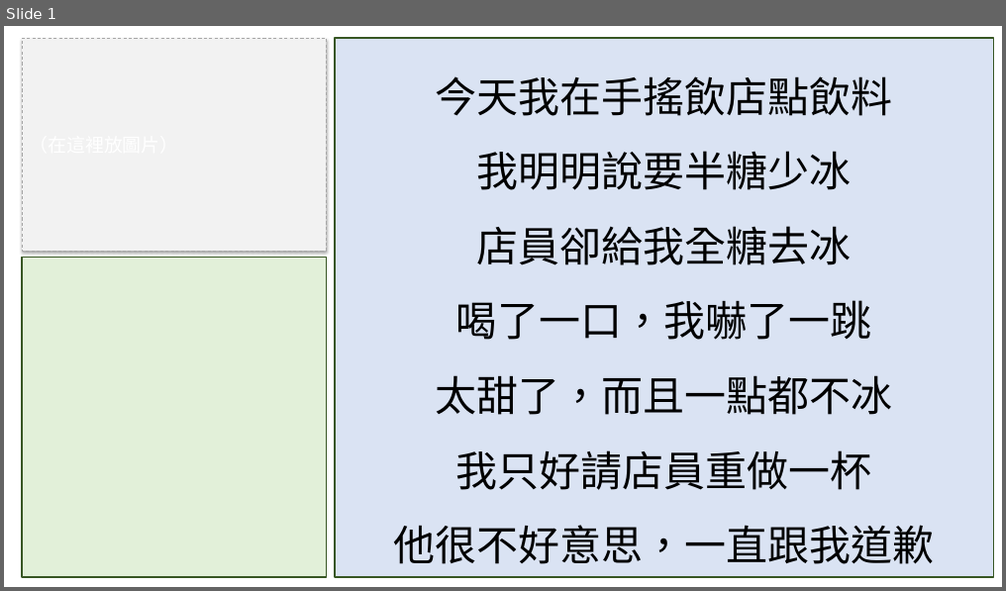
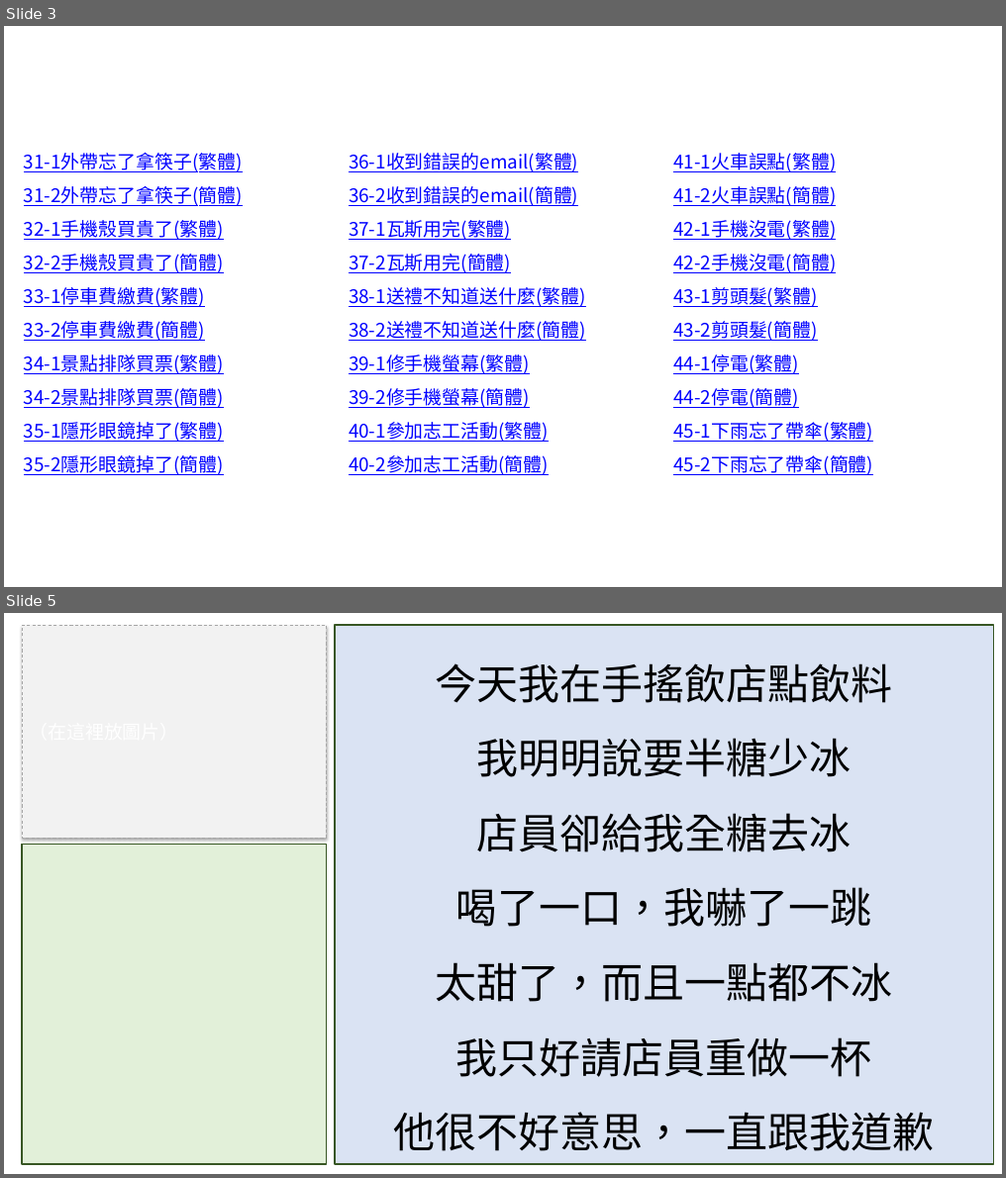
Before and after one commit to wangchiapin/lesson-decks, a slide deck: merged/B1_all.pptx. Shown one above the other, each under a label of ours: slide 1 before the commit, slides 3 and 5 after it; the slides between them are not shown. The pictures are 1006x591 and 1006x1178 pixels, drawn with LibreOffice and Linux fonts; fonts in the diff are those of the drawing. Boxes give left, top, right and bottom in pixels: in the first picture for what was removed or moved away, otherwise in the second. Text is boxed around its words. In the diff, an @@ line names an element or a change of style, - is before the commit and + after.

```diff
--- a/merged/B1_all.pptx
+++ b/merged/B1_all.pptx
@@ slide 3 added at bbox=[4, 26, 1002, 587], background #FFFFFF @@
@@ text added at bbox=[24, 153, 243, 475], 18 pt, text #0000FF, underline @@
+31-1外帶忘了拿筷子(繁體)
+31-2外帶忘了拿筷子(簡體)
+32-1手機殼買貴了(繁體)
+32-2手機殼買貴了(簡體)
+33-1停車費繳費(繁體)
+33-2停車費繳費(簡體)
+34-1景點排隊買票(繁體)
+34-2景點排隊買票(簡體)
+35-1隱形眼鏡掉了(繁體)
+35-2隱形眼鏡掉了(簡體)
@@ text added at bbox=[349, 153, 586, 475], 18 pt, text #0000FF, underline @@
+36-1收到錯誤的email(繁體)
+36-2收到錯誤的email(簡體)
+37-1瓦斯用完(繁體)
+37-2瓦斯用完(簡體)
+38-1送禮不知道送什麼(繁體)
+38-2送禮不知道送什麼(簡體)
+39-1修手機螢幕(繁體)
+39-2修手機螢幕(簡體)
+40-1參加志工活動(繁體)
+40-2參加志工活動(簡體)
@@ text added at bbox=[673, 153, 873, 475], 18 pt, text #0000FF, underline @@
+41-1火車誤點(繁體)
+41-2火車誤點(簡體)
+42-1手機沒電(繁體)
+42-2手機沒電(簡體)
+43-1剪頭髮(繁體)
+43-2剪頭髮(簡體)
+44-1停電(繁體)
+44-2停電(簡體)
+45-1下雨忘了帶傘(繁體)
+45-2下雨忘了帶傘(簡體)
@@ what was slide 1 is now slide 5 @@
```
Also in this commit, not shown: 3 other slides added, 23 other files.
